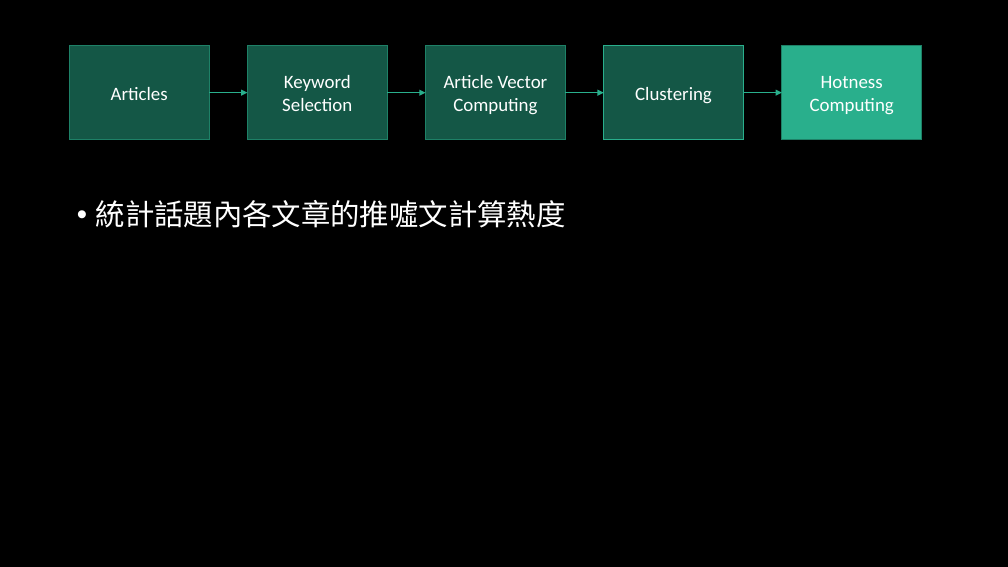
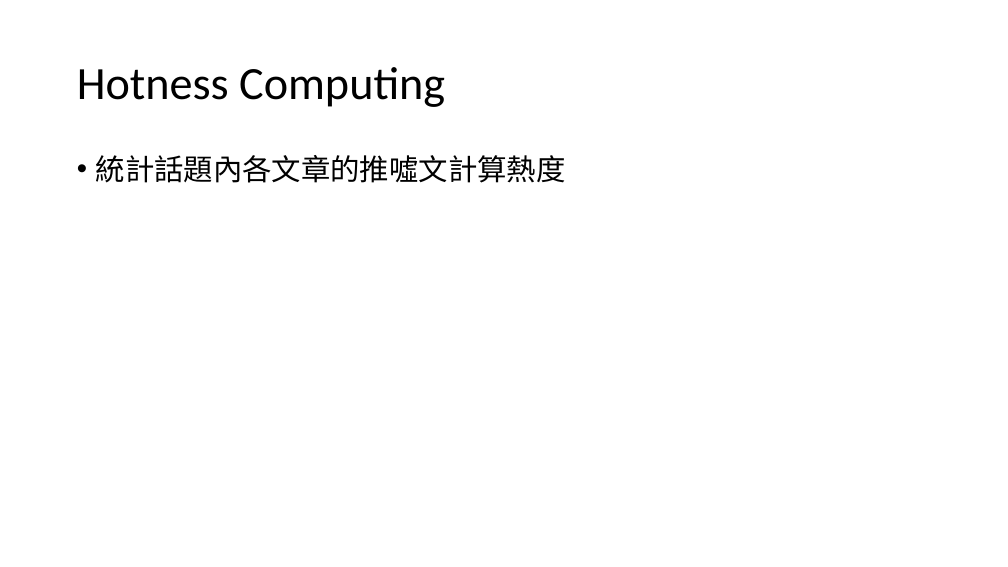
Before and after one commit to ZhongTing/HotTopicDetection, a slide deck: slide 17 of Hot-Topic-Detection.pptx (slide 18 before the commit). Drawn at 1008x567 pixels with LibreOffice and Linux fonts; fonts in the diff are those of the drawing. Boxes give left, top, right and bottom in pixels: in the first picture for what was removed or moved away, otherwise in the second. Text is boxed around its words. In the diff, an @@ line names an element or a change of style, - is before the commit and + after.

```diff
--- a/Hot-Topic-Detection.pptx
+++ b/Hot-Topic-Detection.pptx
@@ background #000000 to #FFFFFF @@
@@ title "Hotness Computing": place and size @@
-title "Hotness Computing" at [782,45,922,140]
+title "Hotness Computing" at [77,67,445,107]
@@ title "Hotness Computing" at [77,67,445,107]: size 18 to 44 pt, text colour #FFFFFF to #000000; alignment centre to left; line spacing 1 to 0.9; fill #29AF8C to none; outline #1E8168 1 pt to none @@
@@ rectangle removed at [70,45,209,140] @@
-Articles
@@ rectangle removed at [247,45,387,140] @@
-Keyword
-Selection
@@ rectangle removed at [426,45,566,140] @@
-Article Vector
-Computing
@@ rectangle removed at [604,45,744,140] @@
-Clustering
@@ arrow removed from (209, 93) to (247, 93) @@
@@ arrow removed from (387, 93) to (426, 93) @@
@@ arrow removed from (566, 93) to (604, 93) @@
@@ arrow removed from (743, 93) to (782, 93) @@
@@ text "統計話題內各文章的推噓文計算熱度" at [96,155,566,183]: text colour #FFFFFF to #000000 @@
```
Also in this commit, not shown: 30 other slides changed, 5 slides added, 6 slides removed, 18 other files.
